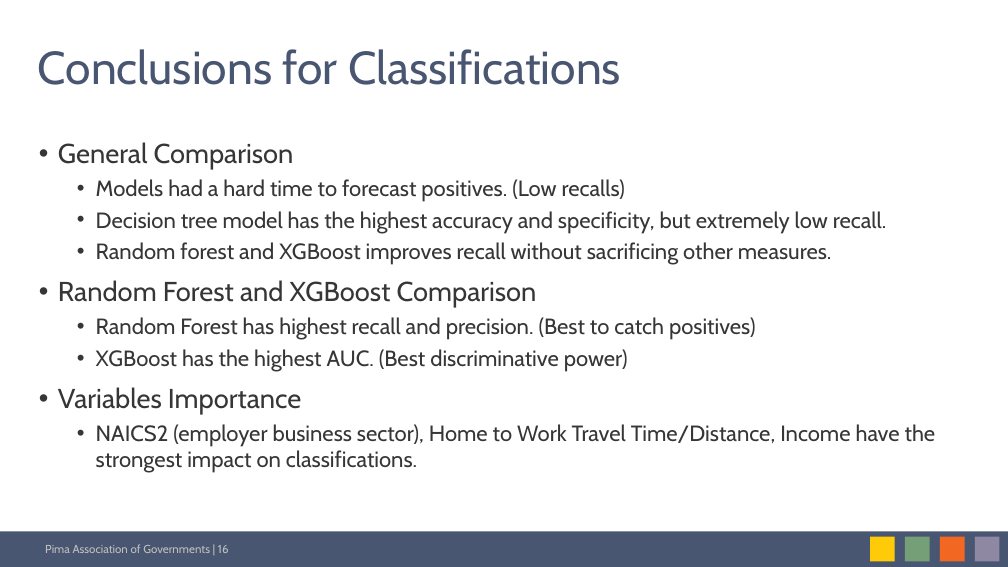
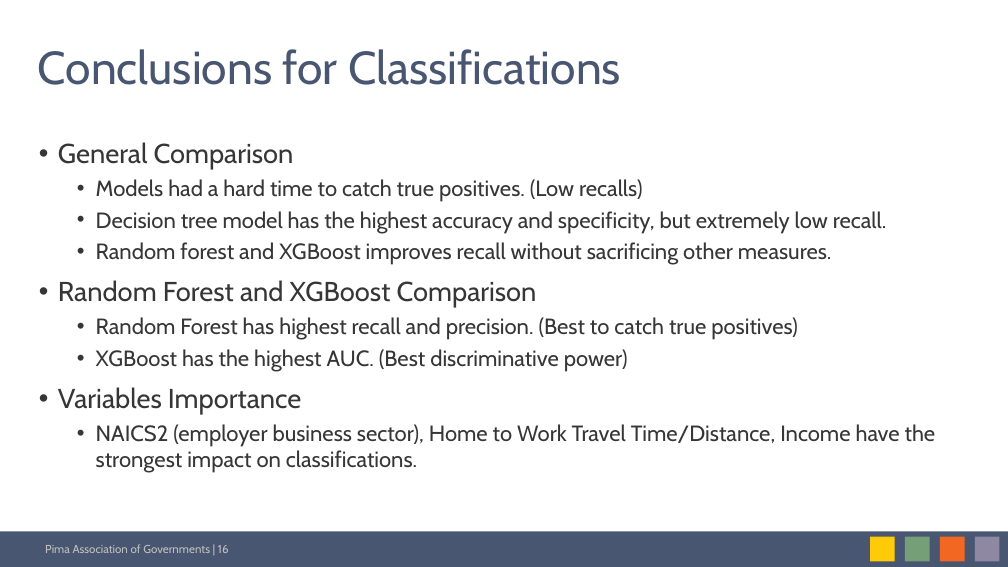
Before and after one commit to xiaolimodel/INFO523FinalProject, a slide deck: slide 16 of Xiao Li INFO 523 Final Project.pptx. Drawn at 1008x567 pixels with LibreOffice and Linux fonts; fonts in the diff are those of the drawing. Boxes give left, top, right and bottom in pixels: in the first picture for what was removed or moved away, otherwise in the second. Text is boxed around its words. In the diff, an @@ line names an element or a change of style, - is before the commit and + after.

```diff
--- a/Xiao Li INFO 523 Final Project.pptx
+++ b/Xiao Li INFO 523 Final Project.pptx
@@ text at (96, 179, 642, 202): text changed @@
-  • Models had a hard time to forecast positives. (Low recalls)
+  • Models had a hard time to catch true positives. (Low recalls)
@@ text at (96, 317, 798, 340): text changed @@
-  • Random Forest has highest recall and precision. (Best to catch positives)
+  • Random Forest has highest recall and precision. (Best to catch true positives)
```
Also in this commit, not shown: 3 other slides changed, 1 other file.
